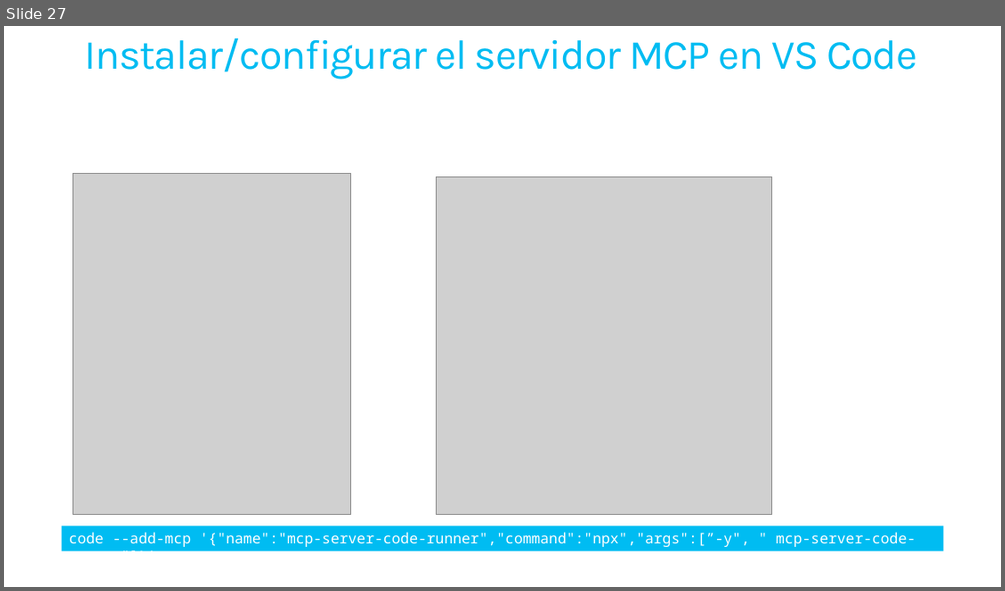
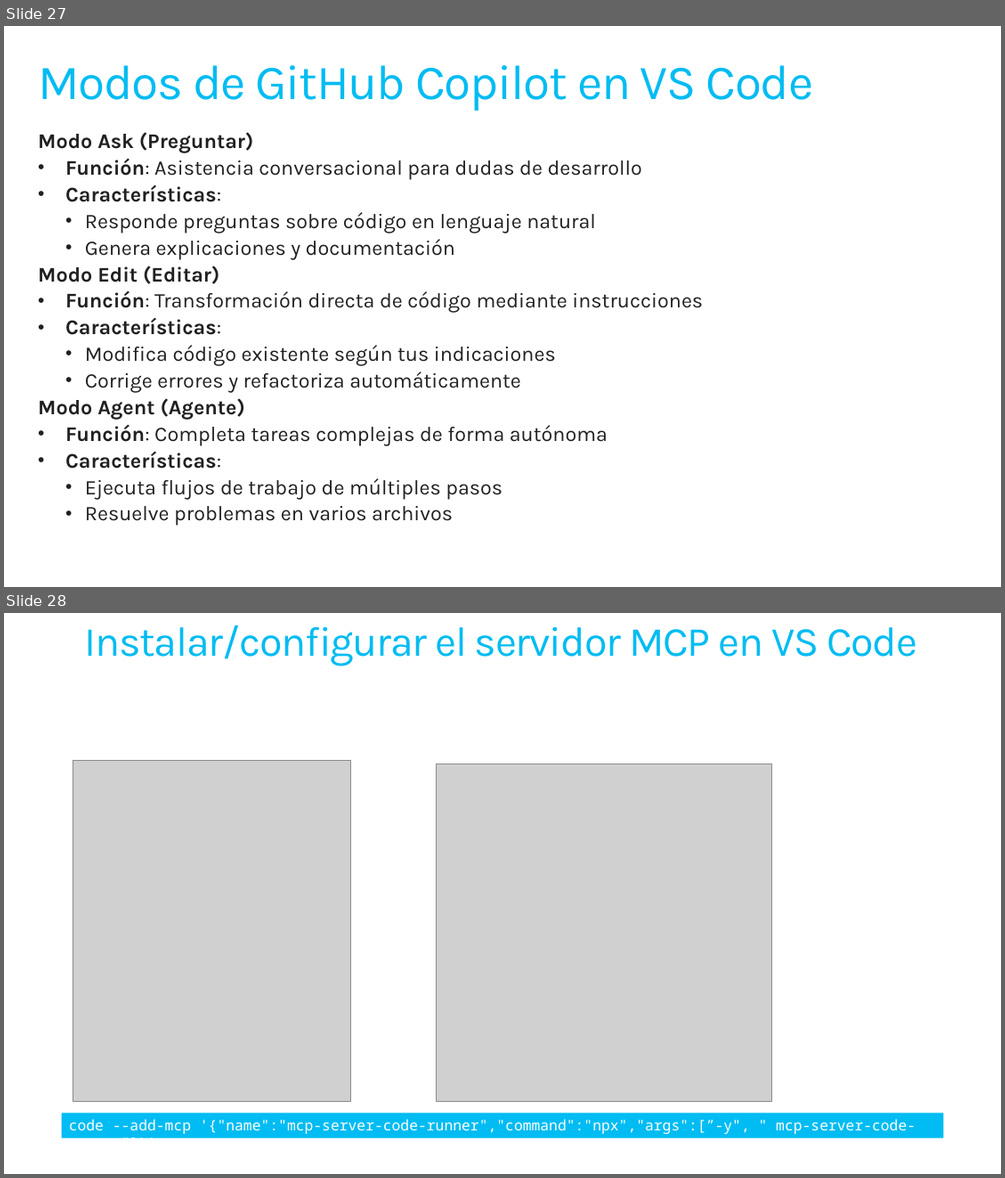
Before and after one commit to jsuarezruiz/sevilladotnet-mcp-materials, a slide deck: introduccion-mcp.pptx. Shown one above the other, each under a label of ours: slide 27 before the commit, slides 27 and 28 after it. The pictures are 1005x591 and 1005x1178 pixels, drawn with LibreOffice and Linux fonts; fonts in the diff are those of the drawing; grey boxes stand for pictures. Boxes give left, top, right and bottom in pixels: in the first picture for what was removed or moved away, otherwise in the second. Text is boxed around its words. In the diff, an @@ line names an element or a change of style, - is before the commit and + after.

```diff
--- a/introduccion-mcp.pptx
+++ b/introduccion-mcp.pptx
@@ slide 27 added at [4, 26, 1001, 587], background #FFFFFF @@
@@ title added at [38, 65, 814, 111], 47 pt, text #00BCF2 @@
+Modos de GitHub Copilot en VS Code
@@ text added at [38, 132, 703, 525], 20 pt, text #202020 @@
+Modo Ask (Preguntar)
+• Función: Asistencia conversacional para dudas de desarrollo
+• Características:
+  • Responde preguntas sobre código en lenguaje natural
+  • Genera explicaciones y documentación
+Modo Edit (Editar)
+• Función: Transformación directa de código mediante instrucciones
+• Características:
+  • Modifica código existente según tus indicaciones
+  • Corrige errores y refactoriza automáticamente
+Modo Agent (Agente)
+• Función: Completa tareas complejas de forma autónoma
+• Características:
+  • Ejecuta flujos de trabajo de múltiples pasos
+  • Resuelve problemas en varios archivos
@@ what was slide 27 is now slide 28 @@
```
Also in this commit, not shown: 5 other slides added.
